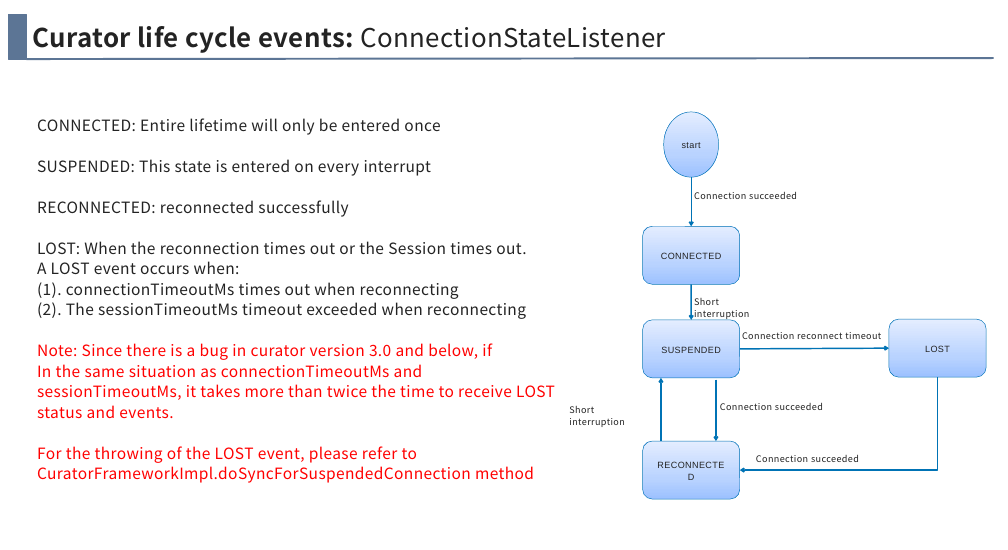
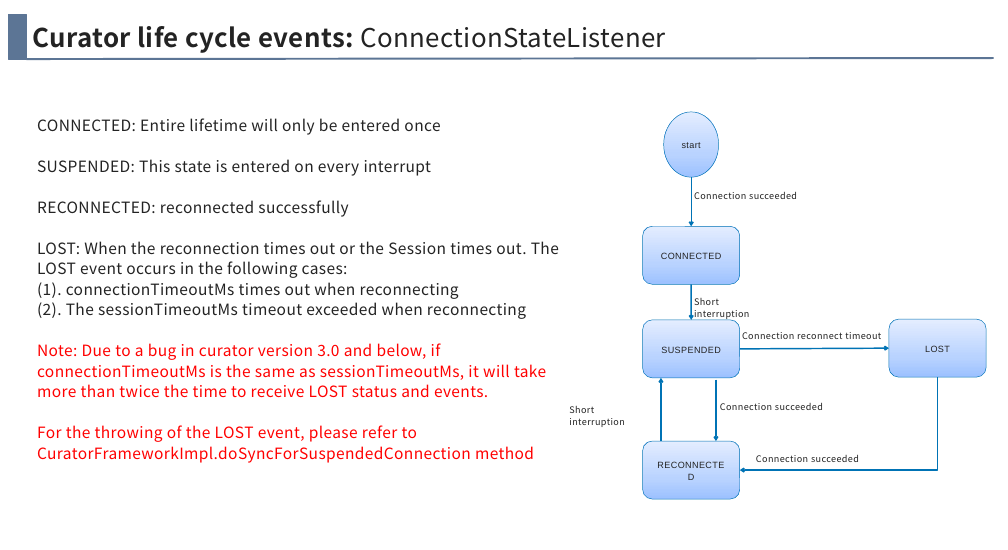
Before and after one commit to anigkus/anigkus.github.io, a slide deck: slide 32 of docs/assets/images/curator-internal-implementation-mechanism/Curator internal implementation mechanism-Anigkus.pptx. Drawn at 1008x550 pixels with LibreOffice and Linux fonts; fonts in the diff are those of the drawing. Boxes give left, top, right and bottom in pixels: in the first picture for what was removed or moved away, otherwise in the second. Text is boxed around its words. In the diff, an @@ line names an element or a change of style, - is before the commit and + after.

```diff
--- a/docs/assets/images/curator-internal-implementation-mechanism/Curator internal implementation mechanism-Anigkus.pptx
+++ b/docs/assets/images/curator-internal-implementation-mechanism/Curator internal implementation mechanism-Anigkus.pptx
@@ text at [37, 241, 559, 278]: text changed @@
-LOST: When the reconnection times out or the Session times out.
-A LOST event occurs when:
+LOST: When the reconnection times out or the Session times out. The LOST event occurs in the following cases:
@@ text at [37, 343, 546, 398]: text changed @@
-Note: Since there is a bug in curator version 3.0 and below, if
-In the same situation as connectionTimeoutMs and sessionTimeoutMs, it takes more than twice the time to receive LOST status and events.
+Note: Due to a bug in curator version 3.0 and below, if connectionTimeoutMs is the same as sessionTimeoutMs, it will take more than twice the time to receive LOST status and events.
```
Also in this commit, not shown: 12 other slides changed, 2 slides added, 13 other files.
